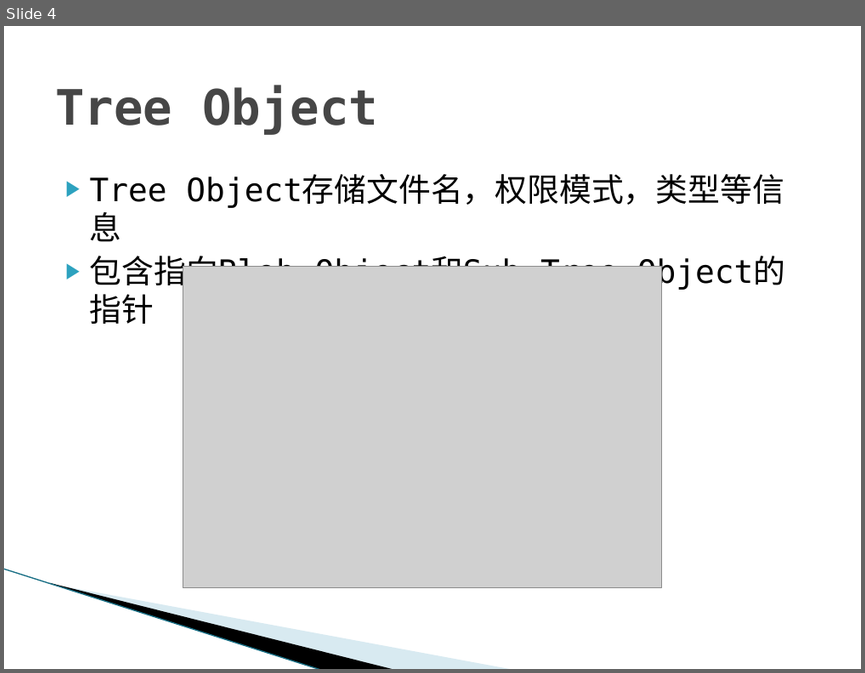
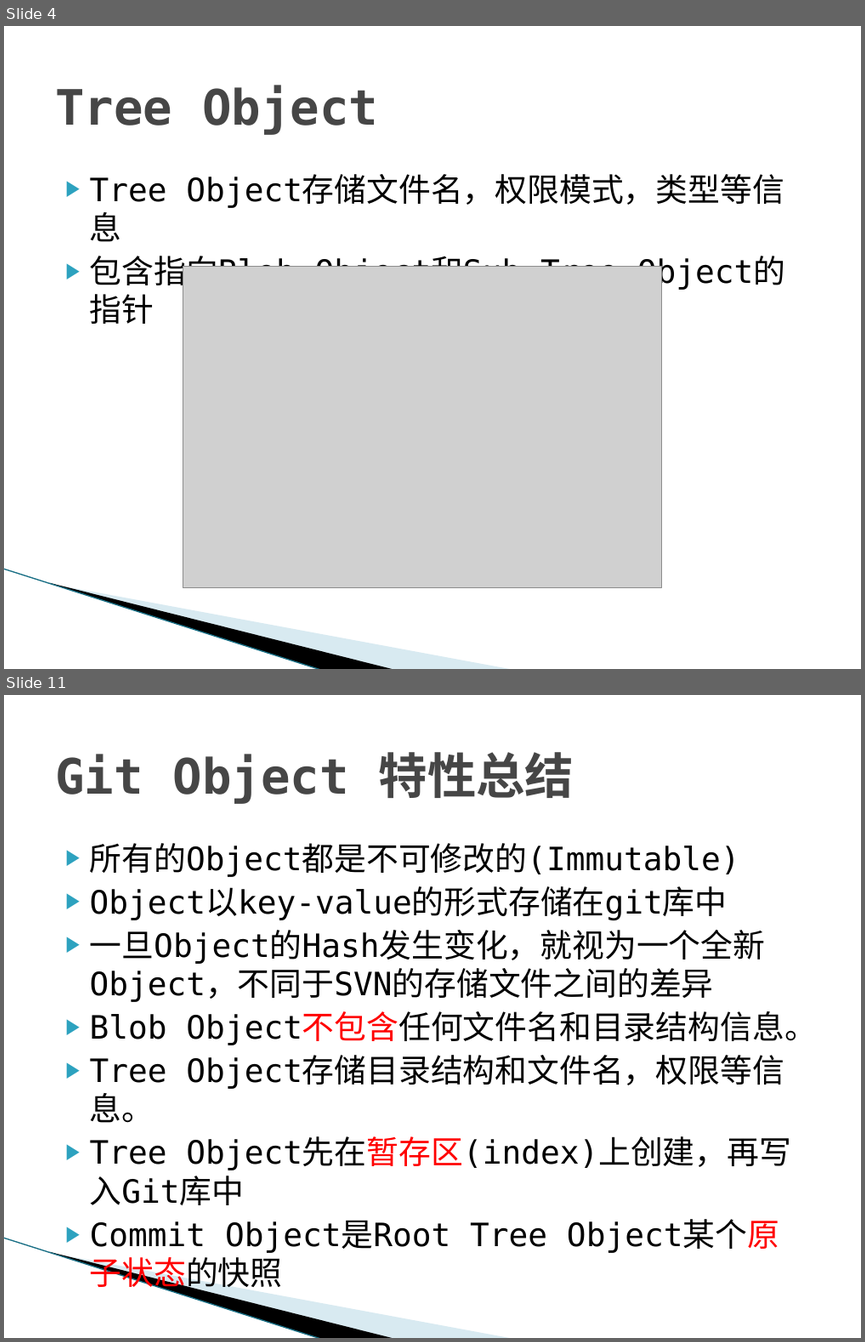
Before and after one commit to texnician/demo, a slide deck: ppt/Git.pptx. Shown one above the other, each under a label of ours: slide 4 before the commit, slides 4 and 11 after it; the slides between them are not shown. The pictures are 865x673 and 865x1342 pixels, drawn with LibreOffice and Linux fonts; fonts in the diff are those of the drawing; grey boxes stand for pictures; background and template pictures are left out. Boxes give left, top, right and bottom in pixels: in the first picture for what was removed or moved away, otherwise in the second. Text is boxed around its words. In the diff, an @@ line names an element or a change of style, - is before the commit and + after.

```diff
--- a/ppt/Git.pptx
+++ b/ppt/Git.pptx
@@ slide 11 added at box(4, 695, 861, 1338), background #FFFFFF; not listed: 3 template elements that a slide beside it also shows @@
@@ title added at box(55, 752, 574, 804), 41 pt, text #464646, bold @@
+Git Object 特性总结
@@ text added at box(90, 843, 816, 1253), 27 pt, text #000000 @@
+▶ 所有的Object都是不可修改的(Immutable)
+▶ Object以key-value的形式存储在git库中
+▶ 一旦Object的Hash发生变化，就视为一个全新Object，不同于SVN的存储文件之间的差异
+▶ Blob Object不包含任何文件名和目录结构信息。
+▶ Tree Object存储目录结构和文件名，权限等信息。
+▶ Tree Object先在暂存区(index)上创建，再写入Git库中
+▶ Commit Object是Root Tree Object某个原子状态的快照
```
Also in this commit, not shown: 1 slide changed, 9 other slides added, 2 slides removed, 2 other files.
